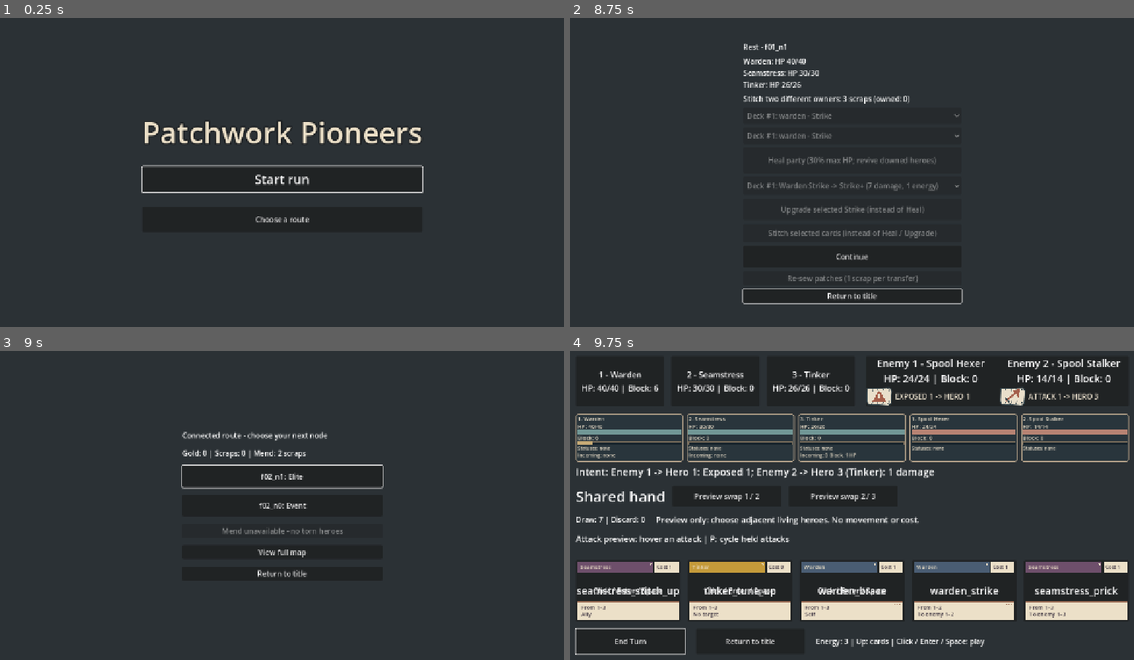
Above: before the commit, frames 1-4 (two rows, left to right).
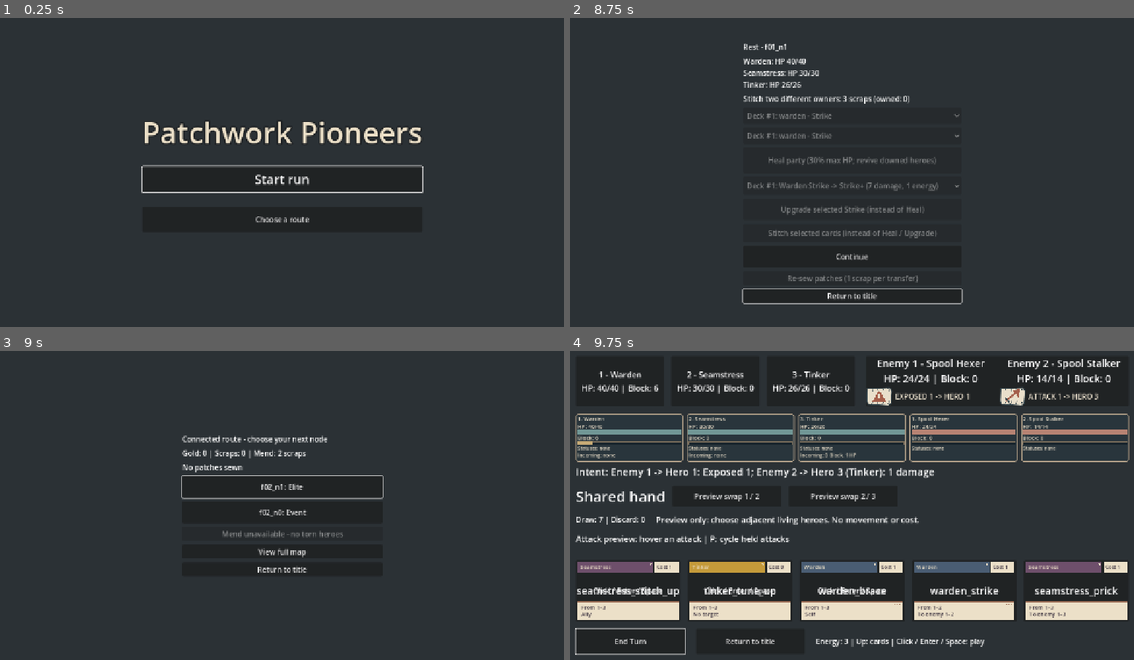
Above: after the commit, the same moments.

Repository: jcoev123-jpg/PatchworkPioneers
Game: Godot game, scene res://scenes/app.tscn
Same seed, same stepped clock (60 frames per second), same inputs: the game is played once before the commit and once after it.
Inputs:
- Up to frame 1 (0.25 s): no input
- Up to frame 2 (8.75 s): click "Start run" at 0.5 s; click "f01_n0: Fight" at 1.25 s; click "Preview swap 1 / 2" at 2 s; click "Preview swap 2 / 3" at 2.75 s; click "End Turn" at 3.5 s; click "Preview swap 1 / 2" at 4.25 s; click "Preview swap 2 / 3" at 5 s; click "Return to title" at 5.75 s; click "Start run" at 6.5 s; click "f01_n1: Rest" at 7.25 s; click "Heal party (30% max HP, reviv…" at 8 s
- Up to frame 3 (9 s): click "Continue" at 8.75 s
- Up to frame 4 (9.75 s): click "f02_n1: Elite" at 9.5 s

Frames 1-2 are identical in both runs. In frame 3, 2.3% of the frame differs, in the area x 32-68%, y 26-74%; in frame 4, nothing differs.

Commit message:
Patchwork Pioneers cycle 108: Show authoritative worn-patch status on the connected map
Accepted by relay v2 (Claude final review, tests green).

Diff:
--- a/scripts/app.gd
+++ b/scripts/app.gd
@@ -1261,7 +1261,7 @@
 			session_gold, run_deck, wardrobe.get_snapshot())
 	route_view = VBoxContainer.new()
 	route_view.set_anchors_preset(Control.PRESET_CENTER)
-	route_view.add_theme_constant_override("separation", 16)
+	route_view.add_theme_constant_override("separation", 8)
 	add_child(route_view)
 	var heading := Label.new()
 	heading.text = "Connected route - choose your next node"
@@ -1269,6 +1269,7 @@
 	var wallet := Label.new()
 	wallet.text = "Gold: %d | Scraps: %d | Mend: 2 scraps" % [session_gold, run_scraps]
 	route_view.add_child(wallet)
+	_present_route_patch_summary(carry)
 	var prior := run_map.get_route()
 	for id in run_map.get_legal_choices():
 		var node := run_map.get_node(id)
@@ -1313,6 +1314,57 @@
 	route_back_button.pressed.connect(_return_from_visit.bind(route_view))
 	route_view.add_child(route_back_button)
 	_focus_visit(route_view)
+
+
+func _present_route_patch_summary(carry: RunTornCarryover) -> void:
+	var readout := HBoxContainer.new()
+	readout.name = "PatchWearerSummary"
+	readout.add_theme_constant_override("separation", 12)
+	route_view.add_child(readout)
+	var unavailable := ""
+	var summary: Dictionary = {}
+	if carry == null:
+		unavailable = "Patches unavailable - no carryover"
+	elif carry.torn == null:
+		unavailable = "Patches unavailable - invalid source"
+	elif carry._wardrobe == null:
+		# A pre-Shop run legitimately owns nothing yet. Owned patches without a
+		# bound wardrobe, or a corrupted ledger, must never look empty.
+		if not run_trinkets.is_empty():
+			unavailable = "Patches unavailable - no wardrobe bound"
+		elif not carry.is_valid() or carry._observer() == null:
+			unavailable = "Patches unavailable - invalid source"
+		else:
+			var empty_message := Label.new()
+			empty_message.text = "No patches sewn"
+			readout.add_child(empty_message)
+			return
+	else:
+		summary = RunPatchWearerSummary.summarize(carry._wardrobe, carry.torn.read_state())
+		if not summary.ok:
+			unavailable = "Patches unavailable - invalid source"
+	if not unavailable.is_empty():
+		var message := Label.new()
+		message.text = unavailable
+		readout.add_child(message)
+		return
+	for hero in summary.heroes:
+		var status := Label.new()
+		status.set_meta("hero_id", hero.id)
+		status.custom_minimum_size.x = 300
+		status.autowrap_mode = TextServer.AUTOWRAP_WORD_SMART
+		status.add_theme_font_size_override("font_size", 14)
+		status.text = "%s - patches" % hero.id.capitalize()
+		for slot in hero.slots:
+			var worn: String = "empty"
+			if not slot.patch_id.is_empty():
+				worn = "%s (%s)" % [slot.patch_id, "active" if slot.active else "inactive"]
+				# Only the validated, nonempty text supplied by the service is
+				# shown; slot-only patches never gain invented rules.
+				if not slot.rules_text.is_empty():
+					worn += " - %s" % slot.rules_text
+			status.text += "\n%s: %s" % [slot.slot, worn]
+		readout.add_child(status)
 
 
 func _map_mend_context() -> Array:
--- /dev/null
+++ b/tests/live_map_patch_summary_test.gd
@@ -0,0 +1,268 @@
+extends "res://tests/live_shop_continuation_test.gd"
+## Mounted title -> Fight -> Shop -> map, using the real continuation fixture.
+
+
+func _summary_state() -> Array:
+	var carry: RunTornCarryover = app.party_carryover
+	return [_continuation_state(), app.run_scraps, app.run_trinkets.duplicate(),
+		carry.read_state(), carry.torn.read_state(),
+		null if carry._wardrobe == null else carry._wardrobe.get_snapshot(),
+		app.run_map.get_floors()]
+
+
+func _activate_summary(control: Control, keyboard: bool) -> void:
+	if keyboard:
+		control.grab_focus()
+		await _key(KEY_ENTER)
+	else:
+		await _click(control)
+
+
+func _summary_text() -> Array:
+	var readout: HBoxContainer = app.route_view.get_node("PatchWearerSummary")
+	var texts := []
+	for label in readout.get_children():
+		_check(label is Label and label.is_visible_in_tree(), "actual visible read-only patch label")
+		texts.append(label.text)
+	return texts
+
+
+func _assert_summary() -> Array:
+	var carry: RunTornCarryover = app.party_carryover
+	var oracle := RunPatchWearerSummary.summarize(carry._wardrobe, carry.torn.read_state())
+	_check(oracle.ok and oracle.heroes.size() == 3, "real sources yield three wearer summaries")
+	var texts := _summary_text()
+	_check(texts.size() == 3, "one visible readout per hero")
+	if not oracle.ok or texts.size() != 3:
+		return texts
+	for i in range(3):
+		var hero: Dictionary = oracle.heroes[i]
+		var expected := "%s - patches" % hero.id.capitalize()
+		_check(hero.slots.size() == 3, "all three authoritative slots present")
+		for slot in hero.slots:
+			var value: String = "empty"
+			if not slot.patch_id.is_empty():
+				value = "%s (%s)" % [slot.patch_id, "active" if slot.active else "inactive"]
+				if not slot.rules_text.is_empty():
+					value += " - %s" % slot.rules_text
+			expected += "\n%s: %s" % [slot.slot, value]
+		_check(texts[i] == expected, "complete visible hero/slot/ID/activation/rules matches authority")
+	return texts
+
+
+func _reopen_summary() -> void:
+	app._clear_route_view()
+	app._present_connected_route(weakref(app.run_map))
+	await _frames()
+
+
+func _summary_bounds(control: Control) -> void:
+	_check(Rect2(0, 0, 1280, 720).encloses(control.get_global_rect()), "complete map control fits viewport")
+	if control is Label:
+		_check(control.size.x >= control.get_minimum_size().x, "patch text is not clipped")
+		_check(control.size.y >= control.get_minimum_size().y, "wrapped patch text has room to show every line")
+	for child in control.get_children():
+		if child is Control:
+			_summary_bounds(child)
+
+
+func _summary_negatives() -> void:
+	var carry: RunTornCarryover = app.party_carryover
+	var wardrobe: RunPatchWardrobe = carry._wardrobe
+	var saved_hp: int = carry.torn._heroes[0].hp
+	carry._wardrobe = null
+	var before := _summary_state()
+	await _reopen_summary()
+	_check(_summary_text() == ["Patches unavailable - no wardrobe bound"], "owned patches without a bound wardrobe stay explicitly unavailable")
+	_check(_summary_state() == before, "absent render preserves surviving models")
+	carry._wardrobe = wardrobe
+	var torn: RunTornMending = carry.torn
+	carry.torn = null
+	# Render just the readout: map/mend admission requires a non-null ledger.
+	var old: HBoxContainer = app.route_view.get_node("PatchWearerSummary")
+	old.free()
+	app._present_route_patch_summary(carry)
+	_check(_summary_text() == ["Patches unavailable - invalid source"], "missing ledger fails closed")
+	carry.torn = torn
+	wardrobe._valid = false
+	before = _summary_state()
+	await _reopen_summary()
+	_check(_summary_text() == ["Patches unavailable - invalid source"], "present invalid wardrobe never looks empty or absent")
+	_check(_summary_state() == before, "invalid wardrobe render changes no state")
+	wardrobe._valid = true
+	for kind in ["malformed", "contradictory"]:
+		if kind == "malformed":
+			torn._heroes[0].hp = -1
+		else:
+			torn._tear_counts.warden += 1
+		before = _summary_state()
+		await _reopen_summary()
+		_check(_summary_text() == ["Patches unavailable - invalid source"], kind + " ledger is explicitly invalid")
+		_check(_summary_state() == before, "invalid render changes no surviving state")
+		if kind == "malformed":
+			torn._heroes[0].hp = saved_hp
+		else:
+			torn._tear_counts.warden -= 1
+	var saved_carry: RunTornCarryover = app.party_carryover
+	app.party_carryover = null
+	await _reopen_summary()
+	_check(_summary_text() == ["Patches unavailable - no carryover"], "absent carryover is explicitly unavailable")
+	app.party_carryover = saved_carry
+	var saved_trinkets: Array[String] = app.run_trinkets.duplicate()
+	app.run_trinkets.clear()
+	carry._wardrobe = null
+	torn._heroes[0].hp = -1
+	before = _summary_state()
+	await _reopen_summary()
+	_check(_summary_text() == ["Patches unavailable - invalid source"], "malformed ledger with no patches never pretends empty")
+	_check(_summary_state() == before, "invalid empty-patch render changes no state")
+	torn._heroes[0].hp = saved_hp
+	app.run_trinkets.assign(saved_trinkets)
+	carry._wardrobe = wardrobe
+	await _reopen_summary()
+	_assert_summary()
+
+
+## Seed 271's genuine Fight -> Shop -> Rest graph generates the authored
+## quilted_coat trinket in its seeded Shop stock (asserted in `_run`).
+func _coat_fixture() -> Dictionary:
+	var rng := RandomNumberGenerator.new()
+	rng.seed = 271
+	var map := RunMap.new()
+	map.generate(rng)
+	for fight in map.get_legal_choices():
+		if map.get_node(fight).type != "Fight":
+			continue
+		for shop in map.get_node(fight).outgoing:
+			if map.get_node(shop).type != "Shop":
+				continue
+			for next in map.get_node(shop).outgoing:
+				if map.get_node(next).type != "Rest":
+					continue
+				map.choose_node(fight)
+				var selected := RunAuthoredBattleEntry.new().entry_current_battle(
+					map, rng, RunFightEncounterSelection.new())
+				if selected.get("encounter_id") == "starter_attacks":
+					return {"seed": 271, "fight": fight, "shop": shop, "next": next}
+	return {}
+
+
+func _run() -> void:
+	root.size = Vector2i(1280, 720)
+	root.gui_embed_subwindows = true
+	app = load("res://scenes/app.tscn").instantiate()
+	root.add_child(app)
+	await _frames()
+	presenter = app.get_node("LiveAttackPreview")
+	var fixture := _continuation_fixture("Rest")
+	_check(not fixture.is_empty(), "real seeded Fight -> Shop -> Rest fixture exists")
+	if not fixture.is_empty():
+		for downed in [false, true]:
+			var replay := []
+			for keyboard in [false, true]:
+				seed(108108)
+				var global_next := randi()
+				seed(108108)
+				if not await _routed_win(fixture, downed):
+					break
+				await _activate_summary(app.reward_buttons[3], keyboard)
+				await _activate_summary(app.continue_button, keyboard)
+				_check(_summary_text() == ["No patches sewn"], "pre-Shop route has no invented ownership")
+				app.session_gold = 400 # Funding only; stock, sewing and route are real.
+				await _activate_summary(_route_action(fixture.shop), keyboard)
+				_check(app.shop_patch_offers.item_count > 0 and not app.shop_patch_buy_button.disabled, "real Shop offers affordable patch")
+				var id: String = app.shop_patch_offers.get_item_metadata(0)
+				app.shop_patch_heroes.select(2)
+				app.shop_patch_heroes.item_selected.emit(2)
+				await _activate_summary(app.shop_patch_buy_button, keyboard)
+				var carry: RunTornCarryover = app.party_carryover
+				var wardrobe: RunPatchWardrobe = carry._wardrobe
+				_check(wardrobe != null and wardrobe.get_snapshot().owned.has(id), "legal transaction owns sewn stock ID")
+				var slot: String = wardrobe.get_snapshot().definitions[id]
+				_check(wardrobe.get_snapshot().worn.tinker[slot] == id, "transaction sews exact slot on Tinker")
+				await _activate_summary(app.shop_continue_button, keyboard)
+				var before := _summary_state()
+				var texts := _assert_summary()
+				_check(str(texts).contains("%s: %s (%s)" % [slot, id, "inactive" if downed else "active"]), "genuinely downed wearer suppresses activation")
+				var worn_rules := ""
+				for hero in RunPatchWearerSummary.summarize(wardrobe, carry.torn.read_state()).heroes:
+					for entry in hero.slots:
+						if entry.patch_id == id:
+							worn_rules = entry.rules_text
+				_check(worn_rules.is_empty()
+					and not str(texts).contains("%s: %s (%s) - " % [slot, id, "inactive" if downed else "active"]),
+					"authored slot-only stock shows no fabricated rules text")
+				for repeat in range(2):
+					await _reopen_summary()
+					_check(_assert_summary() == texts and _summary_state() == before, "reopen is identical and spends nothing across all ledgers/RNG")
+				_summary_bounds(app.route_view)
+				var trace := [texts, before]
+				if keyboard:
+					_check(trace == replay, "same-seed mouse/keyboard continuation agrees completely")
+				else:
+					replay = trace
+				await _summary_negatives()
+				await _activate_summary(_route_action(fixture.next), keyboard)
+				_check(app.rest_view != null and app.run_map.get_current_node_id() == fixture.next, "existing next-route callback still works")
+				await _activate_summary(app.rest_heal_button, keyboard)
+				await _activate_summary(app.rest_continue_button, keyboard)
+				_assert_summary()
+				_check(not str(_summary_text()).contains("inactive"), "later visit refreshes healed wearer activation")
+				_summary_bounds(app.route_view)
+				await _activate_summary(app.route_back_button, keyboard)
+				_check(randi() == global_next, "readout and continuation consume no global RNG")
+	# Real seeded stock that genuinely offers the authored coat patch.
+	var coat_fixture := _coat_fixture()
+	_check(not coat_fixture.is_empty(), "seeded real graph supports a coat-patch Shop")
+	if not coat_fixture.is_empty():
+		seed(108108)
+		var global_next := randi()
+		seed(108108)
+		var coat_rules_visible := false
+		if await _routed_win(coat_fixture, true):
+			await _activate_summary(app.reward_buttons[3], false)
+			await _activate_summary(app.continue_button, false)
+			_check(_summary_text() == ["No patches sewn"], "legitimate pre-Shop coat run has no invented ownership")
+			app.session_gold = 400 # Funding only; stock, sewing and route are real.
+			await _activate_summary(_route_action(coat_fixture.shop), false)
+			var stock: Array = app.shop_purchases.get_stock().trinkets
+			var coat_index := -1
+			for index in range(stock.size()):
+				if stock[index].id == "quilted_coat":
+					coat_index = index
+			_check(coat_index >= 0 and app.shop_patch_offers.get_item_metadata(coat_index) == "quilted_coat",
+				"seeded Shop stock genuinely lists the authored coat patch")
+			if coat_index < 0:
+				await _activate_summary(app.shop_back_button, false)
+			else:
+				app.shop_patch_offers.select(coat_index)
+				app.shop_patch_offers.item_selected.emit(coat_index)
+				app.shop_patch_heroes.select(2)
+				app.shop_patch_heroes.item_selected.emit(2)
+				await _activate_summary(app.shop_patch_buy_button, false)
+				var carry: RunTornCarryover = app.party_carryover
+				var wardrobe: RunPatchWardrobe = carry._wardrobe
+				_check(wardrobe != null and wardrobe.get_snapshot().worn.tinker.COAT == "quilted_coat",
+					"legal transaction sews the coat on Tinker's COAT slot")
+				await _activate_summary(app.shop_continue_button, false)
+				var before := _summary_state()
+				var texts := _assert_summary()
+				_check(texts.size() == 3 and str(texts[2]).contains("COAT: quilted_coat (inactive) - +6 maximum HP"),
+					"sewn coat shows authoritative rules text for its downed wearer")
+				for repeat in range(2):
+					await _reopen_summary()
+					_check(_assert_summary() == texts and _summary_state() == before,
+						"coat readout reopens identically and spends nothing")
+				_summary_bounds(app.route_view)
+				coat_rules_visible = true
+				await _activate_summary(app.route_back_button, false)
+				_check(randi() == global_next, "coat readout consumes no global RNG")
+		else:
+			_check(false, "seeded coat battle is reachable through the real route")
+		_check(coat_rules_visible, "mounted coat flow actually rendered the authoritative rules text")
+	app.free()
+	await _frames()
+	for failure in failures:
+		printerr(failure)
+	print("live_map_patch_summary_test: ", "PASS" if failures.is_empty() else "FAIL", " (", checks, " checks)")
+	quit(0 if failures.is_empty() else 1)
Not shown, added: tests/live_map_patch_summary_test.gd.uid
